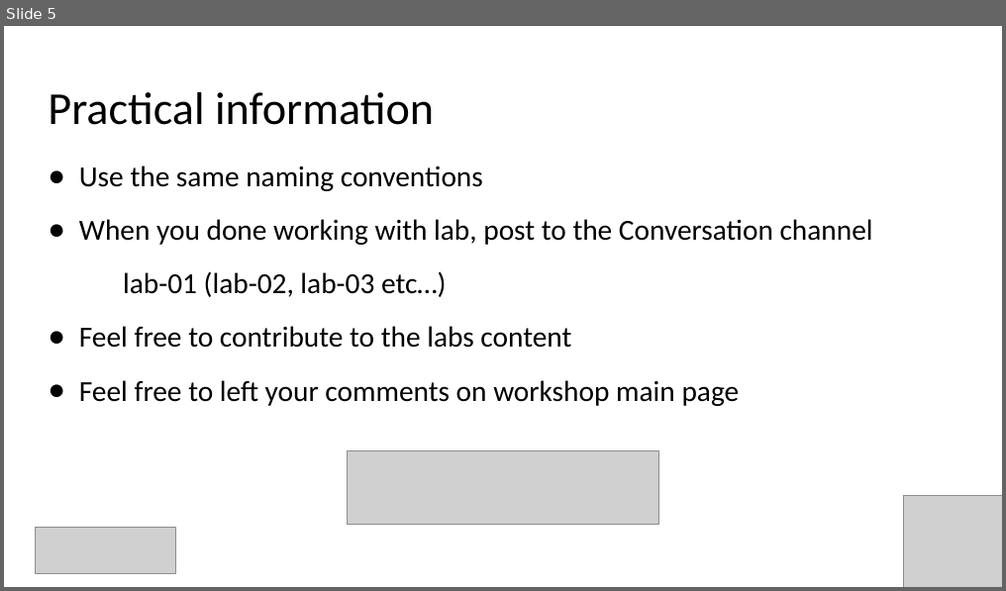
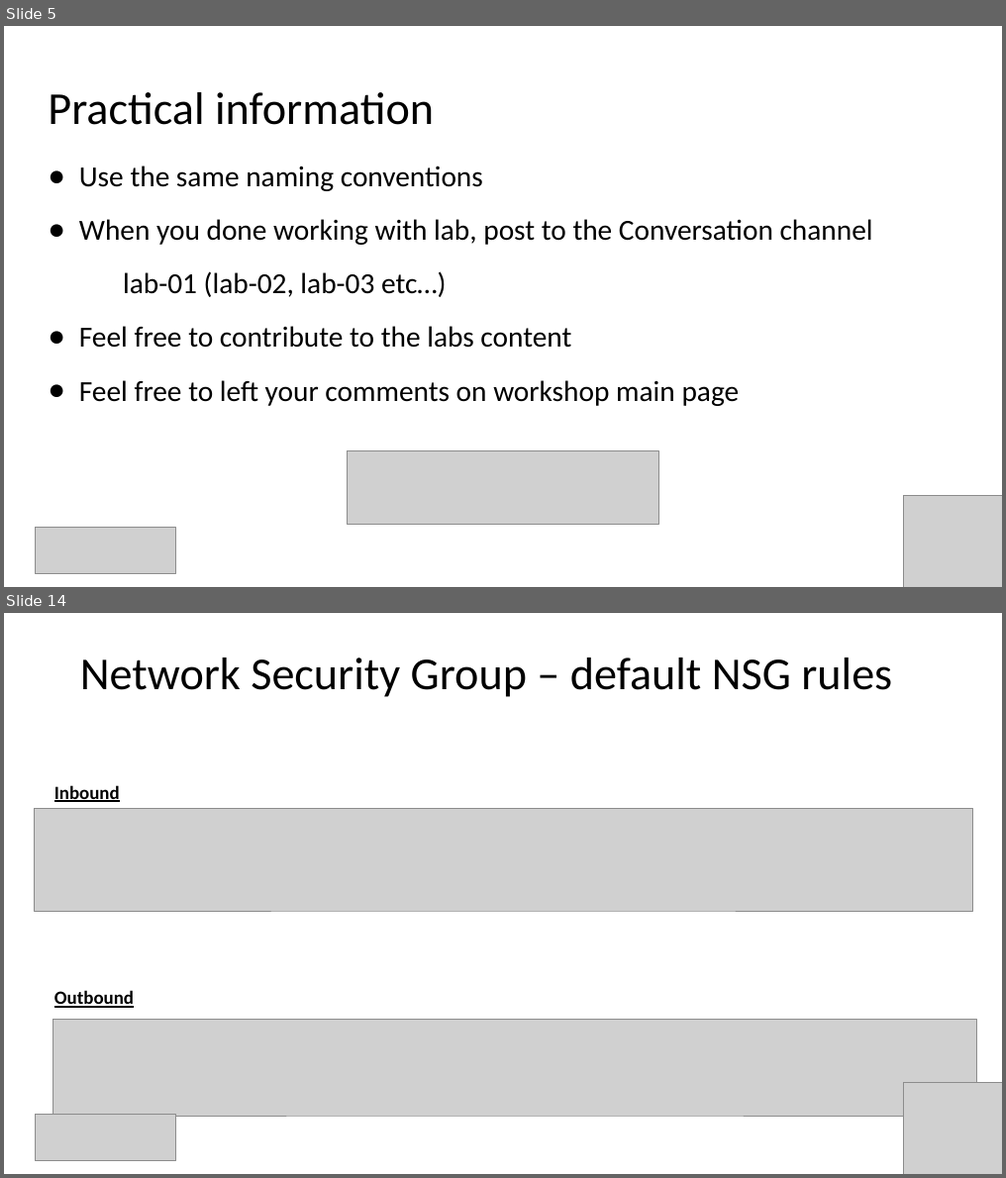
Before and after one commit to Infrastructure-AsCode/azure-private-links-labs, a slide deck: slides/private-links.pptx. Shown one above the other, each under a label of ours: slide 5 before the commit, slides 5 and 14 after it; the slides between them are not shown. The pictures are 1006x591 and 1006x1178 pixels, drawn with LibreOffice and Linux fonts; fonts in the diff are those of the drawing; grey boxes stand for pictures. Boxes give left, top, right and bottom in pixels: in the first picture for what was removed or moved away, otherwise in the second. Text is boxed around its words. In the diff, an @@ line names an element or a change of style, - is before the commit and + after.

```diff
--- a/slides/private-links.pptx
+++ b/slides/private-links.pptx
@@ slide 14 added at box(4, 613, 1002, 1174), background #FFFFFF @@
@@ title added at box(80, 658, 892, 697), 44 pt, text #000000 @@
+Network Security Group – default NSG rules
@@ text added at box(54, 785, 120, 802), 18 pt, text #000000, bold, underline @@
+Inbound
@@ picture added at box(34, 809, 973, 911) @@
@@ text added at box(54, 990, 134, 1008), 18 pt, text #000000, bold, underline @@
+Outbound
@@ picture added at box(54, 1020, 976, 1116) @@
@@ picture added at box(904, 1082, 1002, 1174) @@
@@ picture added at box(35, 1114, 175, 1161) @@
```
Also in this commit, not shown: 16 other slides added, 2 other files.
